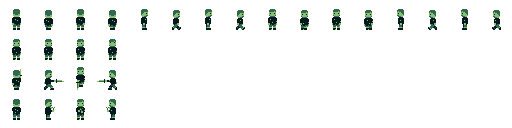
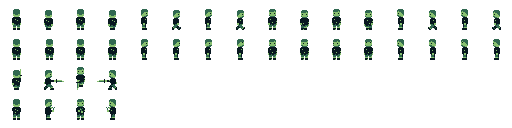
Before/after of a 512 x 128 layered artwork. What changed in the layer stack:
painted on "sprites" over [13, 39, 500, 60]
